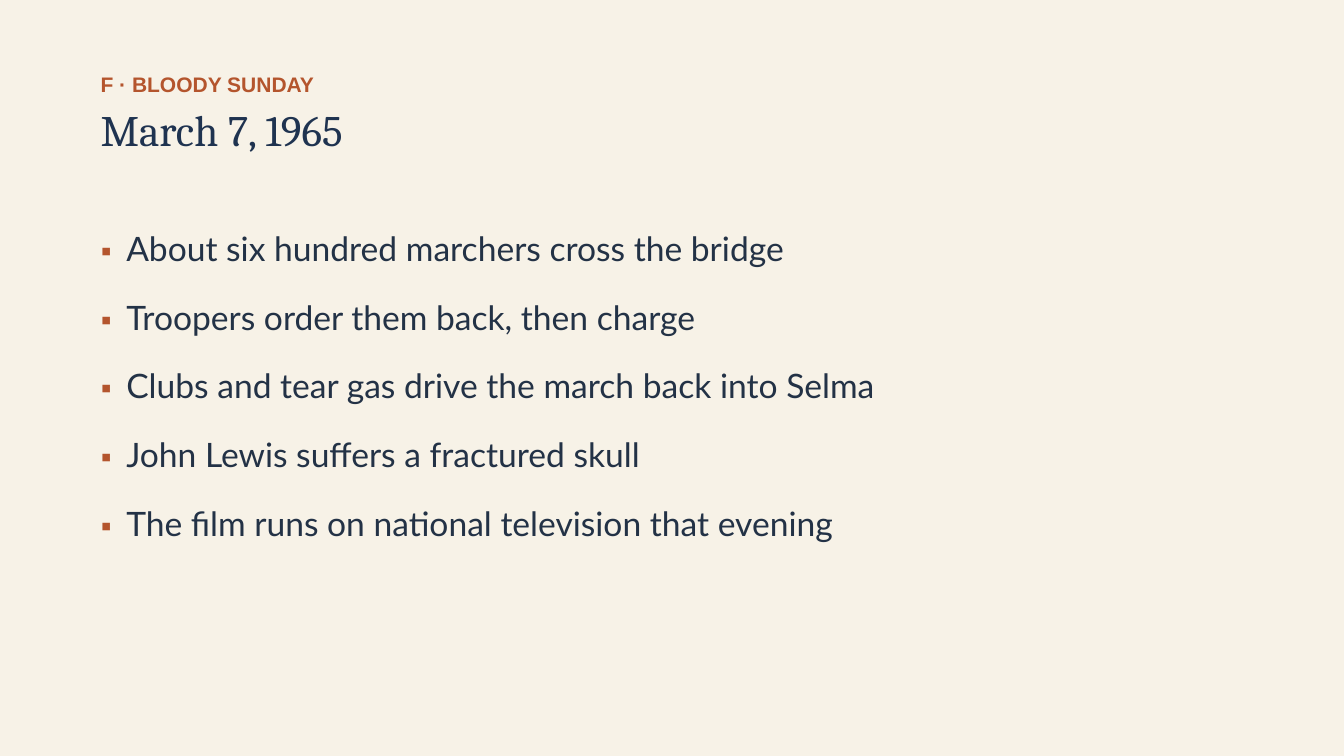
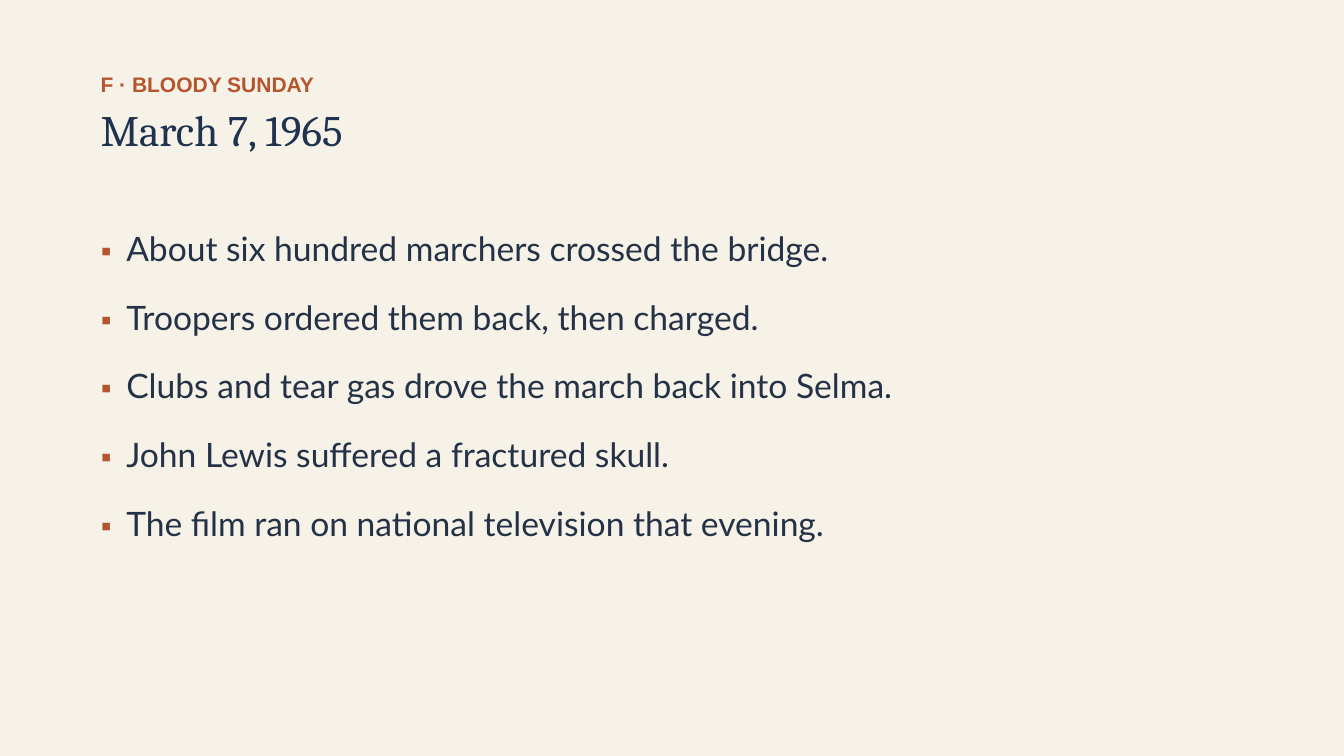
Before and after one commit to ab17gthb/humanities-curriculum-group, a slide deck: slide 18 of civil-rights/lesson-06/lesson-06-slides.pptx. Drawn at 1344x756 pixels with LibreOffice and Linux fonts; fonts in the diff are those of the drawing. Boxes give left, top, right and bottom in pixels: in the first picture for what was removed or moved away, otherwise in the second. Text is boxed around its words. In the diff, an @@ line names an element or a change of style, - is before the commit and + after.

```diff
--- a/civil-rights/lesson-06/lesson-06-slides.pptx
+++ b/civil-rights/lesson-06/lesson-06-slides.pptx
@@ text at bbox=[126, 236, 892, 542]: text changed @@
-▪ About six hundred marchers cross the bridge
-▪ Troopers order them back, then charge
-▪ Clubs and tear gas drive the march back into Selma
-▪ John Lewis suffers a fractured skull
-▪ The film runs on national television that evening
+▪ About six hundred marchers crossed the bridge.
+▪ Troopers ordered them back, then charged.
+▪ Clubs and tear gas drove the march back into Selma.
+▪ John Lewis suffered a fractured skull.
+▪ The film ran on national television that evening.
```
Also in this commit, not shown: 9 other slides changed, 6 other files.
